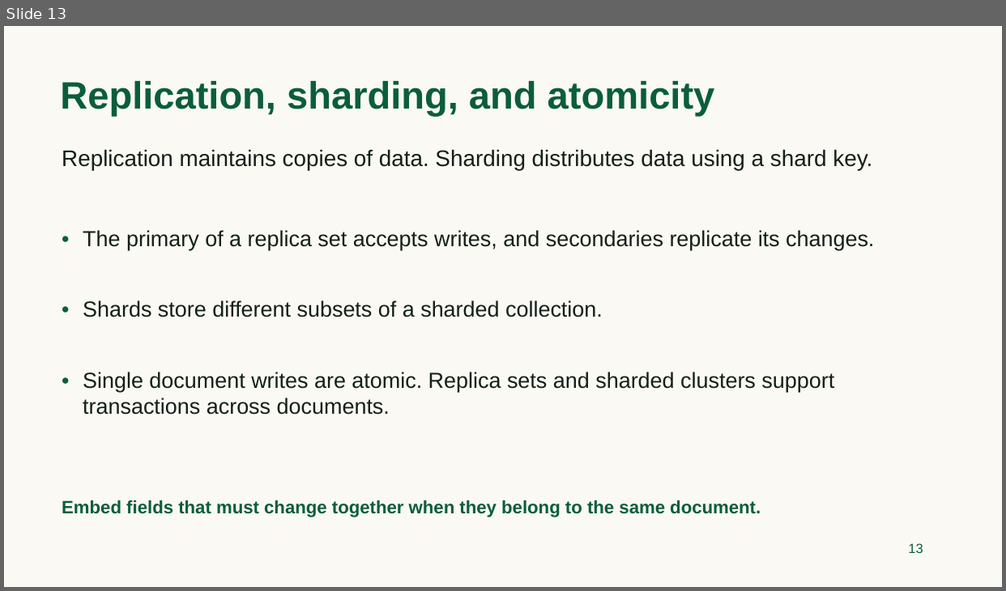
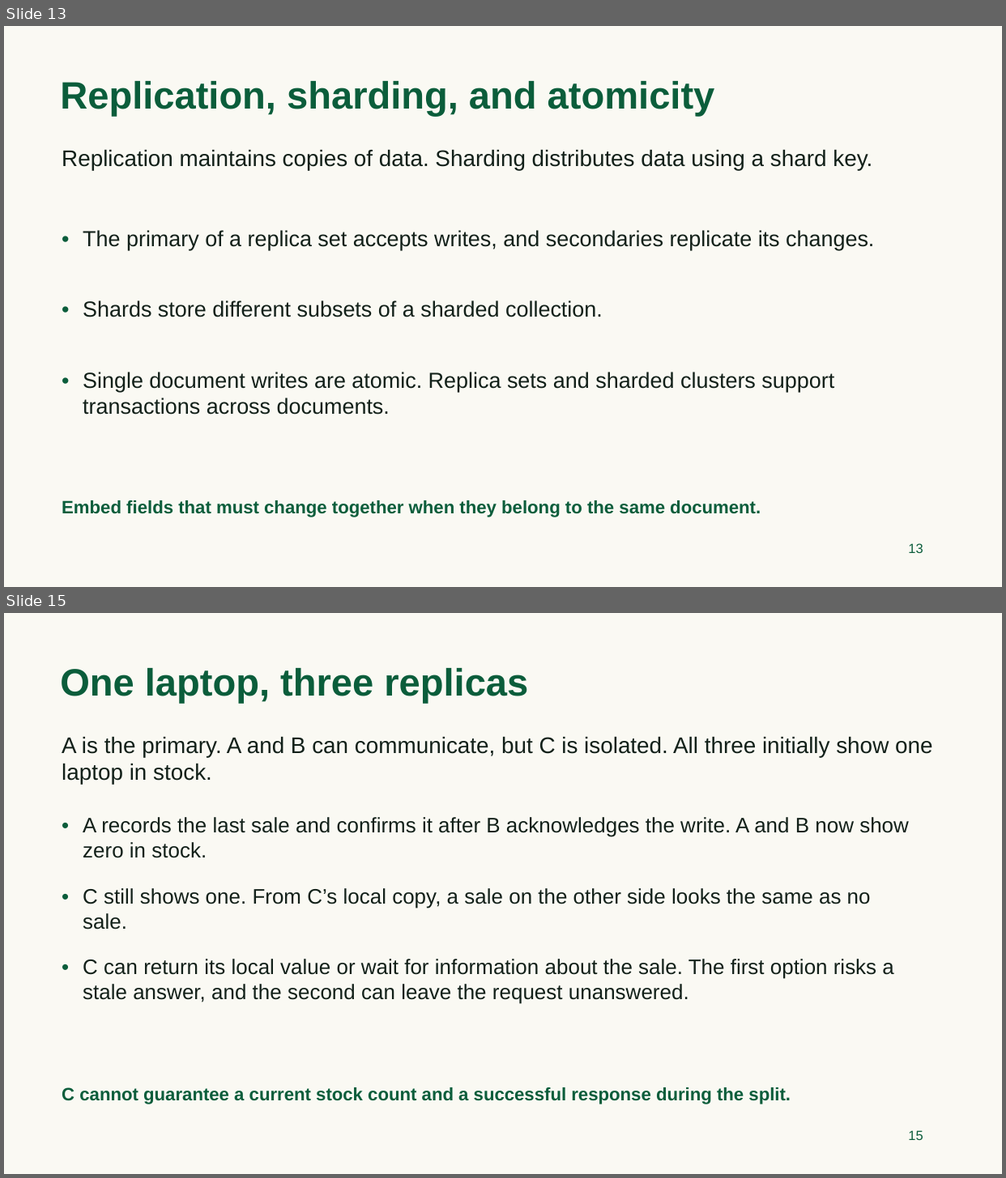
Before and after one commit to TeachingOW/DBMS-F26, a slide deck: lectures/14_MongoDB.pptx. Shown one above the other, each under a label of ours: slide 13 before the commit, slides 13 and 15 after it; the slides between them are not shown. The pictures are 1006x591 and 1006x1178 pixels, drawn with LibreOffice and Linux fonts; fonts in the diff are those of the drawing. Boxes give left, top, right and bottom in pixels: in the first picture for what was removed or moved away, otherwise in the second. Text is boxed around its words. In the diff, an @@ line names an element or a change of style, - is before the commit and + after.

Commit message:
Teach CAP tradeoffs with a MongoDB replica set

```diff
--- a/lectures/14_MongoDB.pptx
+++ b/lectures/14_MongoDB.pptx
@@ slide 15 added at box(4, 613, 1002, 1174), background #FAF9F3 @@
@@ text added at box(60, 668, 528, 704), 36.8 pt, text #0B5D3B, bold @@
+One laptop, three replicas
@@ text added at box(62, 736, 932, 784), 21.8 pt, text #122019 @@
+A is the primary. A and B can communicate, but C is isolated. All three initially show one laptop in stock.
@@ text added at box(62, 812, 78, 835), 20.2 pt, text #0B5D3B @@
+•
@@ text added at box(83, 817, 909, 858), 20.2 pt, text #122019 @@
+A records the last sale and confirms it after B acknowledges the write. A and B now show zero in stock.
@@ text added at box(62, 883, 78, 905), 20.2 pt, text #0B5D3B @@
+•
@@ text added at box(83, 888, 871, 930), 20.2 pt, text #122019 @@
+C still shows one. From C’s local copy, a sale on the other side looks the same as no sale.
@@ text added at box(62, 954, 78, 976), 20.2 pt, text #0B5D3B @@
+•
@@ text added at box(83, 959, 893, 1004), 20.2 pt, text #122019 @@
+C can return its local value or wait for information about the sale. The first option risks a stale answer, and the second can leave the request unanswered.
@@ text added at box(62, 1088, 791, 1105), 17.2 pt, text #0B5D3B, bold @@
+C cannot guarantee a current stock count and a successful response during the split.
@@ text added at box(908, 1131, 923, 1140), 12.8 pt, text #0B5D3B @@
+15
```
Also in this commit, not shown: 4 other slides added, 1 other file.
